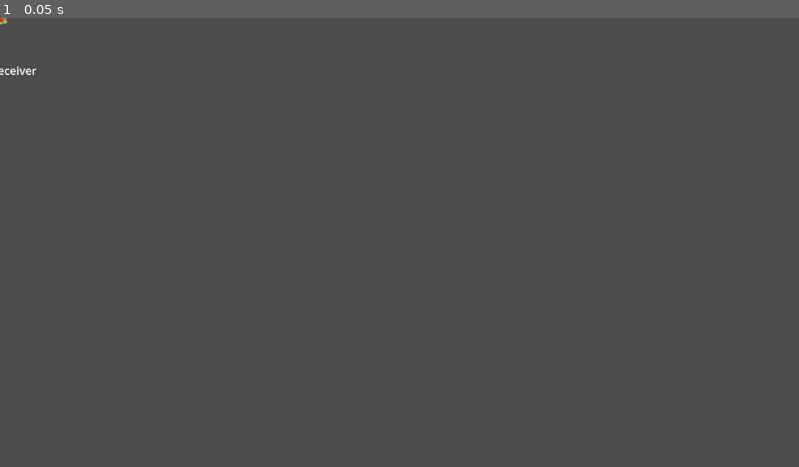
Above: before the commit, frame 1.
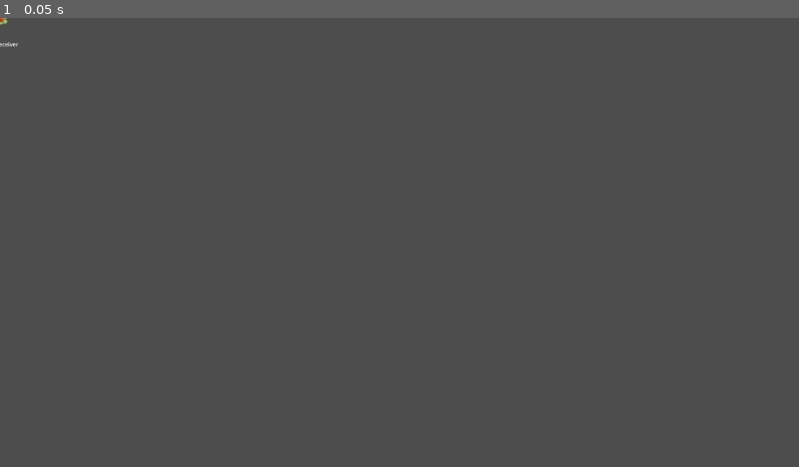
Above: after the commit, the same moment.

Repository: CamaraoLendario/Chaotic-Plants
Game: Godot game, scene res://Plants/clumsy goober/clumsy_goober.tscn
Two runs of this game, one before a commit and one after it. Both use one fixed random seed, a clock stepped at 60 frames per second and the inputs below. This scene is started directly instead of the project's main scene. The engine's default icon, where the game draws it, is replaced by a stand-in: a white triangle on a blue panel in a dark square.
Inputs:
- Up to frame 1 (0.05 s): no input

The runs differ from the first frame. In frame 1, less than 0.1% of the frame differs, in the area x 0-5%, y 0-13%.
Error in both runs: Cannot call method 'add_child' on a null value. (res://Plants/clumsy)

Commit message:
imdonecaralho

Diff:
--- a/Plants/Cry Baby/cry_baby.tscn
+++ b/Plants/Cry Baby/cry_baby.tscn
@@ -7,16 +7,18 @@
 [ext_resource type="Texture2D" uid="uid://ci82dhknnxual" path="res://assets/plants/crybaby/CRY_BABY-1.png" id="5_ly2n0"]
 [ext_resource type="Texture2D" uid="uid://dfhk78idc8xqq" path="res://assets/plants/crybaby/CRY_BABY-2.png" id="6_r0fhf"]
 [ext_resource type="Texture2D" uid="uid://bwidhgg7ope1i" path="res://assets/plants/crybaby/CRY_BABY-3.png" id="7_lowvt"]
+[ext_resource type="Script" uid="uid://dl70irp36vey5" path="res://interact/Filters/InteractFilter.gd" id="8_dn3mv"]
 [ext_resource type="AudioStream" uid="uid://fy8elpjyd4oj" path="res://assets/plants/crybaby/cry baby feliz.mp3" id="8_lowvt"]
+[ext_resource type="Script" uid="uid://cqddg1ggorjvo" path="res://interact/Filters/TeddyBearsFilter.gd" id="9_86kgo"]
 [ext_resource type="AudioStream" uid="uid://davkx6262cesw" path="res://assets/plants/crybaby/cry baby crying.mp3" id="9_dn3mv"]
 
-[sub_resource type="ShaderMaterial" id="ShaderMaterial_86kgo"]
+[sub_resource type="ShaderMaterial" id="ShaderMaterial_h8rin"]
 resource_local_to_scene = true
 shader = ExtResource("2_nfd76")
 shader_parameter/startTime = 0.0
 shader_parameter/animate = false
 
-[sub_resource type="SpriteFrames" id="SpriteFrames_h8rin"]
+[sub_resource type="SpriteFrames" id="SpriteFrames_nfxwy"]
 resource_local_to_scene = true
 animations = [{
 "frames": [{
@@ -44,8 +46,12 @@
 "speed": 5.0
 }]
 
+[sub_resource type="Resource" id="Resource_cckdo"]
+script = ExtResource("9_86kgo")
+metadata/_custom_type_script = "uid://cqddg1ggorjvo"
+
 [node name="Cry Baby" unique_id=629364572 node_paths=PackedStringArray("itemReceiver") instance=ExtResource("1_kl575")]
-material = SubResource("ShaderMaterial_86kgo")
+material = SubResource("ShaderMaterial_h8rin")
 script = ExtResource("2_lwu54")
 itemReceiver = NodePath("PlantItemReceiver")
 teddyBearScene = ExtResource("3_ef3al")
@@ -54,10 +60,13 @@
 [node name="Sprite" parent="." index="0" unique_id=1713877530]
 position = Vector2(0, -48)
 scale = Vector2(0.4, 0.39)
-sprite_frames = SubResource("SpriteFrames_h8rin")
+sprite_frames = SubResource("SpriteFrames_nfxwy")
 animation = &"stage0"
 
-[node name="Label" parent="PlantItemReceiver" parent_id_path=PackedInt32Array(1216653505) index="1" unique_id=2084353703]
+[node name="PlantItemReceiver" parent="." index="3" unique_id=1216653505]
+Filters = Array[ExtResource("8_dn3mv")]([SubResource("Resource_cckdo")])
+
+[node name="Label" parent="PlantItemReceiver" index="1" unique_id=2084353703]
 visible = false
 
 [node name="happySound" type="AudioStreamPlayer2D" parent="." index="4" unique_id=242794773]
--- a/Plants/base_plant.tscn
+++ b/Plants/base_plant.tscn
@@ -32,7 +32,16 @@
 }]
 
 [sub_resource type="RectangleShape2D" id="RectangleShape2D_51v42"]
-size = Vector2(64, 64)
+size = Vector2(76, 114)
+
+[sub_resource type="RectangleShape2D" id="RectangleShape2D_gwtbr"]
+size = Vector2(76, 114)
+
+[sub_resource type="RectangleShape2D" id="RectangleShape2D_1m385"]
+size = Vector2(76, 114)
+
+[sub_resource type="RectangleShape2D" id="RectangleShape2D_33gvt"]
+size = Vector2(76, 114)
 
 [node name="BasePlant" type="Node2D" unique_id=629364572 node_paths=PackedStringArray("sprite", "interactable", "pickable", "picker")]
 material = SubResource("ShaderMaterial_gwtbr")
@@ -62,6 +71,15 @@
 
 [node name="PlantItemReceiver" parent="." unique_id=1216653505 instance=ExtResource("3_gwtbr")]
 
+[node name="CollisionShape2D" parent="PlantItemReceiver/InteractReceiver" parent_id_path=PackedInt32Array(1216653505, 415589104) index="0" unique_id=1706021188]
+shape = SubResource("RectangleShape2D_gwtbr")
+
+[node name="CollisionShape2D" parent="PlantItemReceiver/Interactable" parent_id_path=PackedInt32Array(1216653505, 1378610717) index="0" unique_id=1960998831]
+shape = SubResource("RectangleShape2D_1m385")
+
+[node name="CollisionShape2D" parent="PlantItemReceiver/Picker" parent_id_path=PackedInt32Array(1216653505, 978685116) index="0" unique_id=662802179]
+shape = SubResource("RectangleShape2D_33gvt")
+
 [node name="ObjectHolder" parent="PlantItemReceiver/Picker" parent_id_path=PackedInt32Array(1216653505, 978685116) index="1" unique_id=1250314402]
 position = Vector2(17, 16)
 
--- a/Plants/clumsy goober/clumsy_goober.gd
+++ b/Plants/clumsy goober/clumsy_goober.gd
@@ -1,4 +1,5 @@
 extends Plant
+class_name clumsy_goober
 
 @export_group("references")
 @export var strawberryImage: Sprite2D
@@ -7,23 +8,33 @@
 
 @onready var strawberry: Strawberry = stawberryScene.instantiate()
 var spawnBerryTimer: Timer = Timer.new()
+var hasStrawberry: bool = true
 
 func _ready() -> void:
 	super._ready()
 	get_tree().get_first_node_in_group("World").add_child(strawberry)
+	strawberry.mother = self
 	if (global_position.y > 0):
 		strawberrySpawn.position.y *= -1
+	strawBerryTake()
 
 	picker.picked_up_pickable.connect(onTook)
-
 	add_child(spawnBerryTimer)
 	spawnBerryTimer.one_shot = true
 	spawnBerryTimer.start(2)
 	spawnBerryTimer.timeout.connect(onTimeout)
 
 func onTook(obj: Pickable):
-	if (obj.owner is not Strawberry):
-		pass
+	if (obj.owner is Strawberry and !hasStrawberry):
+		var newStrawberry : Strawberry = obj.owner
+		if (newStrawberry.mother != self):
+			var otherMother: clumsy_goober = newStrawberry.mother
+			var myStrawberry: Strawberry = strawberry
+			strawberry = newStrawberry
+			otherMother.strawberry = myStrawberry
+
+		strawBerryTake()
+
 
 func onTimeout():
 	if (randf() < 0.5):
@@ -31,11 +42,19 @@
 	else: spawnBerryTimer.start(2)
 
 func strawBerrySpawn():
+	isGrowing = false
+	hasStrawberry = false
 	strawberryImage.hide()
 	strawberry.global_position = strawberrySpawn.global_position
 	strawberry.input.enable()
 
 func strawBerryTake():
+	isGrowing = true
+	hasStrawberry = true
 	strawberryImage.show()
 	strawberry.global_position = Vector2.ONE * 10000
 	strawberry.input.disable()
+
+func finishGrowing():
+	super.finishGrowing()
+	strawBerryTake()
--- a/Plants/clumsy goober/clumsy_goober.tscn
+++ b/Plants/clumsy goober/clumsy_goober.tscn
@@ -49,11 +49,11 @@
 script = ExtResource("9_qyj6f")
 metadata/_custom_type_script = "uid://d3jcx7l2r4nhm"
 
-[node name="BasePlant" unique_id=629364572 node_paths=PackedStringArray("strawberryImage", "strawberrySpawn") instance=ExtResource("1_yu4a7")]
+[node name="Clumsy" unique_id=629364572 node_paths=PackedStringArray("strawberryImage", "strawberrySpawn") instance=ExtResource("1_yu4a7")]
 material = SubResource("ShaderMaterial_rdevq")
 script = ExtResource("3_evcsv")
 strawberryImage = NodePath("Sprite2D")
-strawberrySpawn = NodePath("PlantItemReceiver/Picker/ObjectHolder/Marker2D")
+strawberrySpawn = NodePath("Marker2D")
 stawberryScene = ExtResource("4_rdevq")
 growTime = 10.0
 
@@ -75,6 +75,7 @@
 visible = false
 
 [node name="PlantItemReceiver" parent="." index="4" unique_id=1216653505]
+scale = Vector2(0.5, 0.5)
 Filters = Array[ExtResource("8_4oyuf")]([SubResource("Resource_rdevq")])
 
 [node name="InteractReceiver" parent="PlantItemReceiver" index="0" unique_id=415589104]
@@ -83,7 +84,7 @@
 [node name="Interactable" parent="PlantItemReceiver" index="2" unique_id=1378610717]
 visible = false
 
-[node name="Picker" parent="PlantItemReceiver" index="3" unique_id=978685116]
-visible = false
+[node name="Marker2D" type="Marker2D" parent="." index="5" unique_id=1380236585]
+position = Vector2(0, 92)
 
 [editable path="PlantItemReceiver"]
--- a/Plants/pot.tscn
+++ b/Plants/pot.tscn
@@ -9,6 +9,15 @@
 script = ExtResource("4_pan73")
 metadata/_custom_type_script = "uid://blkjhgw6u7o1i"
 
+[sub_resource type="RectangleShape2D" id="RectangleShape2D_ex2om"]
+size = Vector2(64, 64)
+
+[sub_resource type="RectangleShape2D" id="RectangleShape2D_pan73"]
+size = Vector2(64, 64)
+
+[sub_resource type="RectangleShape2D" id="RectangleShape2D_63tfw"]
+size = Vector2(64, 64)
+
 [node name="Pot" type="Node2D" unique_id=313565715 node_paths=PackedStringArray("itemReceiver")]
 script = ExtResource("1_3pvev")
 itemReceiver = NodePath("PlantItemReceiver")
@@ -16,11 +25,19 @@
 [node name="Sprite2D" type="Sprite2D" parent="." unique_id=475030204]
 
 [node name="PlantItemReceiver" parent="." unique_id=1216653505 instance=ExtResource("2_m5gll")]
-scale = Vector2(0.5, 0.5)
 Filters = Array[ExtResource("3_ex2om")]([SubResource("Resource_ex2om")])
+
+[node name="CollisionShape2D" parent="PlantItemReceiver/InteractReceiver" parent_id_path=PackedInt32Array(1216653505, 415589104) index="0" unique_id=1706021188]
+shape = SubResource("RectangleShape2D_ex2om")
 
 [node name="Label" parent="PlantItemReceiver" index="1" unique_id=2084353703]
 visible = false
+
+[node name="CollisionShape2D" parent="PlantItemReceiver/Interactable" parent_id_path=PackedInt32Array(1216653505, 1378610717) index="0" unique_id=1960998831]
+shape = SubResource("RectangleShape2D_pan73")
+
+[node name="CollisionShape2D" parent="PlantItemReceiver/Picker" parent_id_path=PackedInt32Array(1216653505, 978685116) index="0" unique_id=662802179]
+shape = SubResource("RectangleShape2D_63tfw")
 
 [node name="ObjectHolder" parent="PlantItemReceiver/Picker" parent_id_path=PackedInt32Array(1216653505, 978685116) index="1" unique_id=1250314402]
 position = Vector2(0, 0)
--- a/Plants/steamy/steamy.gd
+++ b/Plants/steamy/steamy.gd
@@ -32,7 +32,6 @@
 func _process(delta: float) -> void:
 	steamMeter += (direction * delta / 20)
 	steamMeter = clamp(steamMeter, 0, 1)
-	print(steamMeter)
 
 func _physics_process(delta: float) -> void:
 	isGrowing = (steamMeter < max and steamMeter > min)
--- a/Plants/steamy/steamy.tscn
+++ b/Plants/steamy/steamy.tscn
@@ -5,16 +5,22 @@
 [ext_resource type="Script" uid="uid://chu0pp2vx3h86" path="res://Plants/steamy/steamy.gd" id="2_tdr66"]
 [ext_resource type="PackedScene" uid="uid://ulelhqvpd2il" path="res://Plants/plant_item_receiver.tscn" id="5_x7xwt"]
 [ext_resource type="Texture2D" uid="uid://c778vh06sivaf" path="res://assets/plants/steamy/steamy-1.png" id="5_x8sog"]
-[ext_resource type="Texture2D" uid="uid://cpkk2hgd6ep4j" path="res://assets/plants/steamy/steamy-2.png" id="6_8xx8s"]
+[ext_resource type="Script" uid="uid://dl70irp36vey5" path="res://interact/Filters/InteractFilter.gd" id="6_8xx8s"]
 [ext_resource type="AudioStream" uid="uid://c4a6oblifhlao" path="res://assets/plants/steamy/pressao desregularizada.mp3" id="7_8xx8s"]
+[ext_resource type="Script" uid="uid://3dtjai4t28oj" path="res://interact/Filters/water_bucket_filter.gd" id="7_abo70"]
+[ext_resource type="Texture2D" uid="uid://cpkk2hgd6ep4j" path="res://assets/plants/steamy/steamy-2.png" id="8_qrxx1"]
 
-[sub_resource type="ShaderMaterial" id="ShaderMaterial_8xx8s"]
+[sub_resource type="ShaderMaterial" id="ShaderMaterial_s82at"]
 resource_local_to_scene = true
 shader = ExtResource("2_abo70")
 shader_parameter/startTime = 0.0
 shader_parameter/animate = false
 
-[sub_resource type="SpriteFrames" id="SpriteFrames_abo70"]
+[sub_resource type="Resource" id="Resource_b3kak"]
+script = ExtResource("7_abo70")
+metadata/_custom_type_script = "uid://3dtjai4t28oj"
+
+[sub_resource type="SpriteFrames" id="SpriteFrames_kqen7"]
 resource_local_to_scene = true
 animations = [{
 "frames": [{
@@ -51,11 +57,12 @@
 
 [node name="PlantItemReceiver2" parent="." index="0" unique_id=1216653505 instance=ExtResource("5_x7xwt")]
 scale = Vector2(0.505, 0.505)
+Filters = Array[ExtResource("6_8xx8s")]([SubResource("Resource_b3kak")])
 
 [node name="Sprite" parent="." index="1" unique_id=1713877530]
 position = Vector2(0, -32)
 scale = Vector2(0.5, 0.5)
-sprite_frames = SubResource("SpriteFrames_abo70")
+sprite_frames = SubResource("SpriteFrames_kqen7")
 animation = &"stage0"
 
 [node name="ProgressBar" type="ProgressBar" parent="." index="4" unique_id=311369693]
--- a/Plants/strawberry/strawberry.gd
+++ b/Plants/strawberry/strawberry.gd
@@ -3,13 +3,23 @@
 
 @export var pickable: Pickable
 @export var input: RunawayAI
+@export var sprite: Sprite2D
+
+var mother: clumsy_goober
 
 func _ready() -> void:
-	pickable.WasPickedUp.connect(func(x):
+	pickable.WasPickedUp.connect(func(_x):
+		print("Strawberry stopped")
 		input.disable()
-		position = Vector2.ZERO
+		position *= 0
+		velocity *= 0
 		)
 
-	pickable.WasDropped.connect(func(x):
+	pickable.WasDropped.connect(func(_x):
+		print("Strawberry started")
 		input.enable()
 		)
+
+func _physics_process(delta: float) -> void:
+	super._physics_process(delta)
+	sprite.rotation += velocity.x/10 * delta
--- a/Plants/strawberry/strawberry.tscn
+++ b/Plants/strawberry/strawberry.tscn
@@ -2,15 +2,16 @@
 
 [ext_resource type="Script" uid="uid://bqkislyyss146" path="res://Plants/strawberry/strawberry.gd" id="1_cbahg"]
 [ext_resource type="Script" uid="uid://cc1c77pfsl8dh" path="res://ai/run_away_from_player_ai.gd" id="2_nimrw"]
-[ext_resource type="Texture2D" uid="uid://chnu528uov0n" path="res://icon.svg" id="3_nimrw"]
+[ext_resource type="Texture2D" uid="uid://7fhbj632nl24" path="res://Plants/clumsy goober/sprites/strawberry.png" id="3_cbahg"]
 [ext_resource type="Script" uid="uid://d5sfdadk20ij" path="res://interact/pickable.gd" id="4_cbahg"]
 
 [sub_resource type="CircleShape2D" id="CircleShape2D_nimrw"]
 
-[node name="Strawberry" type="CharacterBody2D" unique_id=352578681 node_paths=PackedStringArray("pickable", "input", "anchor")]
+[node name="Strawberry" type="CharacterBody2D" unique_id=352578681 node_paths=PackedStringArray("pickable", "input", "sprite", "anchor")]
 script = ExtResource("1_cbahg")
 pickable = NodePath("Pickable")
 input = NodePath("RunAwayAI")
+sprite = NodePath("Sprite2D")
 maxSpeed = 400.0
 anchor = NodePath("Anchor")
 metadata/_custom_type_script = "uid://w0bpjmca2sr"
@@ -24,9 +25,9 @@
 wallChecker = NodePath("../Anchor/RayCast2D")
 
 [node name="Sprite2D" type="Sprite2D" parent="." unique_id=1054295109]
-modulate = Color(1, 0, 0.16470589, 1)
-scale = Vector2(0.25, 0.25)
-texture = ExtResource("3_nimrw")
+scale = Vector2(0.555, 0.555)
+texture = ExtResource("3_cbahg")
+offset = Vector2(-35.62, 175.06)
 
 [node name="CollisionShape2D" type="CollisionShape2D" parent="." unique_id=1796652580]
 shape = SubResource("CircleShape2D_nimrw")
--- a/ai/run_away_from_player_ai.gd
+++ b/ai/run_away_from_player_ai.gd
@@ -44,8 +44,10 @@
 	return wallChecker.is_colliding()
 
 func disable():
+	print("strawberry has been disabled")
 	character.wishDir = Vector2.ZERO
 	process_mode = Node.PROCESS_MODE_DISABLED
 
 func enable():
+	print("strawberry has been enabled")
 	process_mode = Node.PROCESS_MODE_INHERIT
--- a/character/character.gd
+++ b/character/character.gd
@@ -16,10 +16,12 @@
 
 func _ready() -> void:
 	picker.picked_up_pickable.connect(func(pickable: Pickable):
+		if (pickable.owner is Strawberry): return
 		pickable.canBePicked = false
 		)
 
 	picker.dropped_pickable.connect(func(pickable: Pickable):
+		if (!pickable): return
 		pickable.canBePicked = true
 		)
 
--- /dev/null
+++ b/interact/Filters/TeddyBearsFilter.gd
@@ -0,0 +1,5 @@
+extends InteractFilter
+class_name BearFilter
+
+func is_allowed(obj) -> bool:
+	return obj is TeddyBear
Not shown: 2 places in Plants/steamy/steamy.tscn that only renumber resources
Not shown: 1 places in character/character.tscn that only renumber resources
Not shown, added: interact/Filters/TeddyBearsFilter.gd.uid
